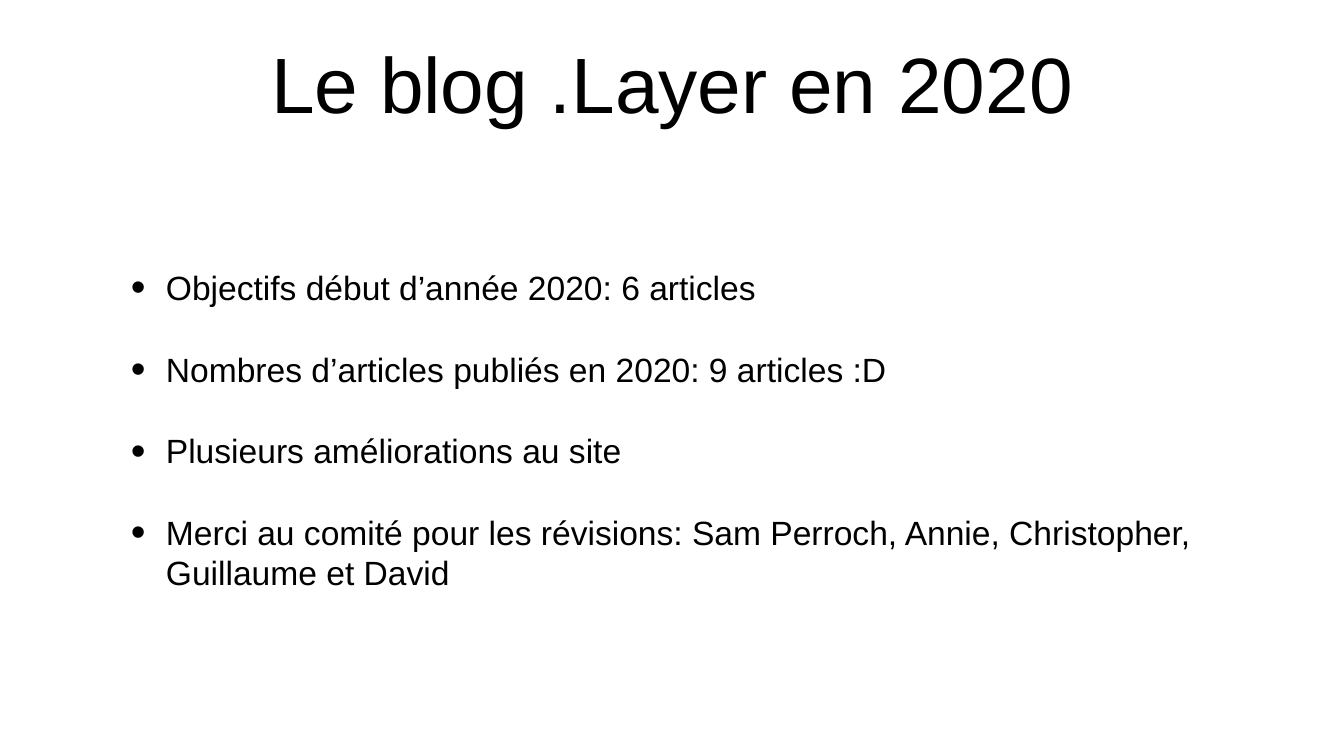
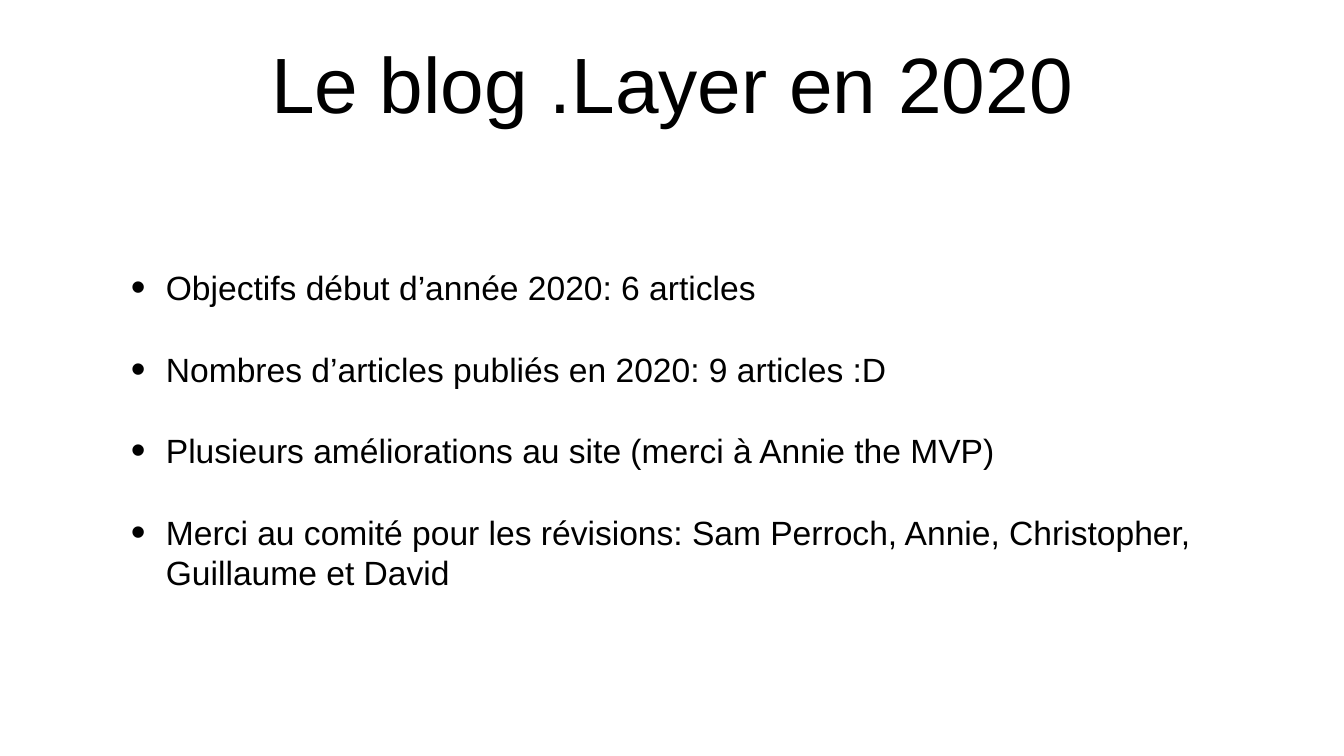
Before and after one commit to dot-layer/community-events, a slide deck: slide 5 of presentations/2021/assemblee-generale/ag-2021-04-13.pptx. Drawn at 1344x756 pixels with LibreOffice and Linux fonts; fonts in the diff are those of the drawing. Boxes give left, top, right and bottom in pixels: in the first picture for what was removed or moved away, otherwise in the second. Text is boxed around its words. In the diff, an @@ line names an element or a change of style, - is before the commit and + after.

```diff
--- a/presentations/2021/assemblee-generale/ag-2021-04-13.pptx
+++ b/presentations/2021/assemblee-generale/ag-2021-04-13.pptx
@@ text at (x1=166, y1=438, x2=994, y2=469): text changed @@
-  • Plusieurs améliorations au site
+  • Plusieurs améliorations au site (merci à Annie the MVP)
```
Also in this commit, not shown: 3 other slides changed, 4 slides added.
